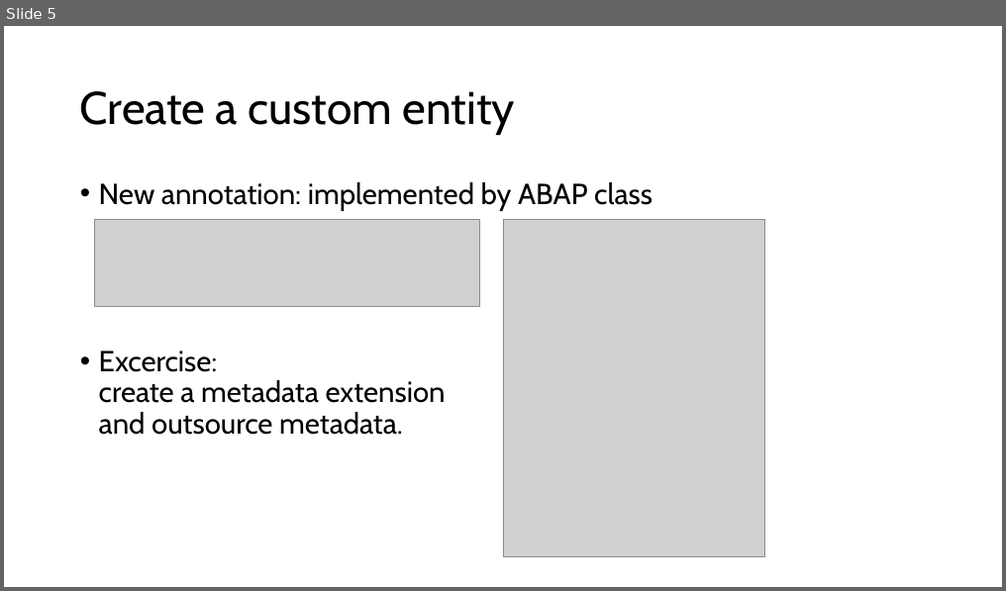
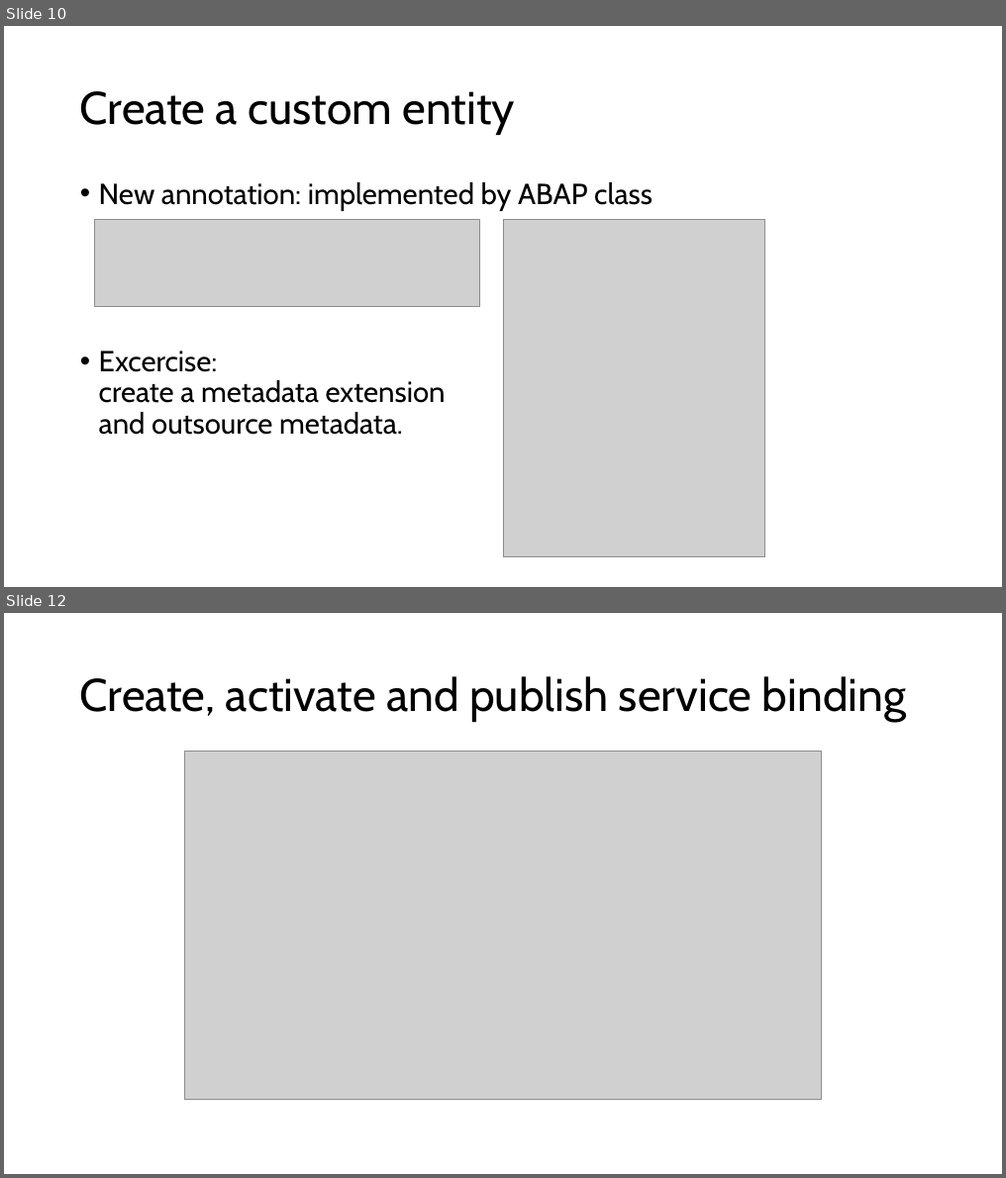
Before and after one commit to DevelopmentBvise/Schulung, a slide deck: RAP Unmanaged Query/UnmanagedQuery.pptx. Shown one above the other, each under a label of ours: slide 5 before the commit, slides 10 and 12 after it; the slides between them are not shown. The pictures are 1006x591 and 1006x1178 pixels, drawn with LibreOffice and Linux fonts; fonts in the diff are those of the drawing; grey boxes stand for pictures. Boxes give left, top, right and bottom in pixels: in the first picture for what was removed or moved away, otherwise in the second. Text is boxed around its words. In the diff, an @@ line names an element or a change of style, - is before the commit and + after.

```diff
--- a/RAP Unmanaged Query/UnmanagedQuery.pptx
+++ b/RAP Unmanaged Query/UnmanagedQuery.pptx
@@ slide 12 added at (4,613,1002,1174), background #FFFFFF @@
@@ title added at (80,676,907,722), 44 pt, text #000000 @@
+Create, activate and publish service binding
@@ picture added at (185,752,822,1100) @@
@@ what was slide 5 is now slide 10 @@
```
Also in this commit, not shown: 6 other slides added, 1 slide removed, 1 other file.
